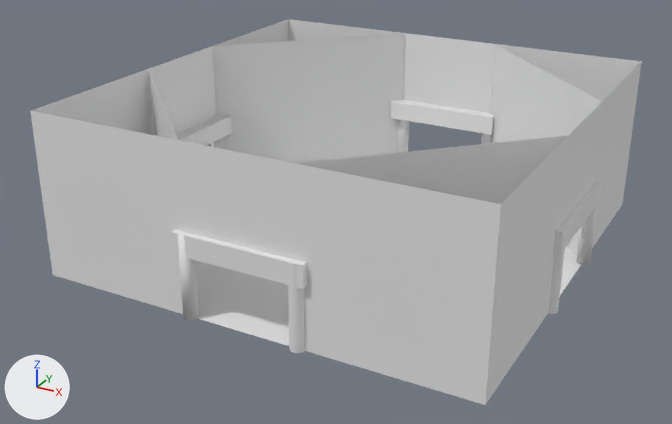
Renders of the Blender file data/rooms/roomDiamond/roomDaimond.blend from each side of a commit.
Before and after are seen from a camera (50 mm lens) standing at (10.7, -32.7, 15.1) and looking at (-4.5, -5.1, 1.3). Arrows for +X, +Y and +Z are at lower left; the lights stay in place.

In view in the first picture: 'DiagonalNE', 'DiagonalNO', 'DiagonalSO', 'DoorEBiga', 'DoorEpilars', 'DoorNpilars', 'DoorSBiga', 'DoorWBiga', 'Floor', 'WallE', 'WallN', 'WallS', 'WallW'.
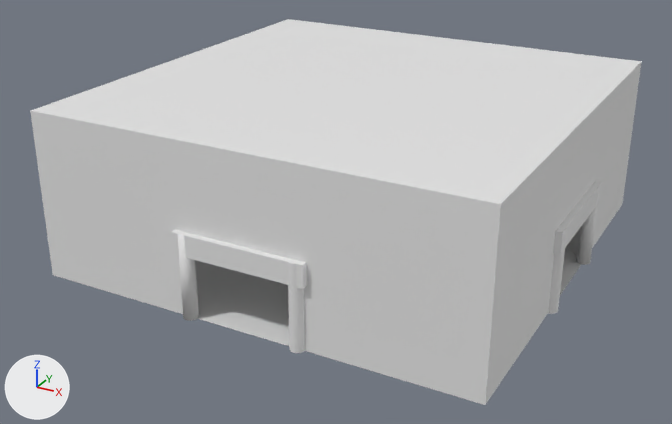
The newer file is also turned or shifted as a whole; pictures and numbers use the older file's frame.

Edits to the bpy script that builds the scene:
```text
Change me_pilarsnorth:
    where me_pilarsnorth.from_pydata(...)  # 86 vertices, 44 faces, 2 loose edges; spans x -0.26..0.25, y -4.25..0.27, z -1.5..1.5
    used by ob_doornpilars; location = (4.0, -2.0, 1.5)
    me_pilarsnorth part 3: the loose piece of 40 vertices spanning x -0.25..0.25, y -0.25..0.25, z -1.5..1.5 is turned 90 degrees about the z axis through its middle, then moved by (-10.0, 6.0, 0.0)
Change me_pilarseast:
    where me_pilarseast.from_pydata(...)  # 83 vertices, 44 faces, 1 loose edge; spans x -0.26..0.25, y -4.25..0.25, z -1.5..1.5
    used by ob_doorepilars; location = (-6.0, -12.0, 1.5); rotation_euler = (0.0, 0.0, 1.571), in degrees (0, 0, 90)
    me_pilarseast part 1: the loose piece of 40 vertices spanning x -0.25..0.25, y -4.25..-3.75, z -1.5..1.5 is turned -90 degrees about the z axis through its middle, then moved by (10.0, -6.0, 0.0)
    me_pilarseast part 2: the loose piece of 40 vertices spanning x -0.25..0.25, y -0.25..0.25, z -1.5..1.5 is turned -90 degrees about the z axis through its middle, then moved by (6.0, -10.0, 0.0)
Change ob_ceiling:
    remove ob_ceiling.hide_set(True)
```

Boxes (x1, y1, x2, y2) around the edits, measured in the pictures (672 x 424 px; the box of a moved part takes in the faces that stretch with it):
'Ceiling', shown: after (31, 19, 642, 204)
part 1 of me_pilarseast, moved or reshaped: before (288, 262, 305, 353); after (576, 185, 600, 265)
part 2 of me_pilarseast, moved or reshaped: before (178, 234, 199, 321); after (548, 228, 567, 314)
part 3 of me_pilarsnorth, moved or reshaped (not visible afterwards): before (576, 185, 600, 265)
'DiagonalSO', unchanged, covered by the edit: before (213, 33, 405, 163)
'WallW', unchanged, covered by the edit: before (288, 19, 642, 113)
'WallS', unchanged, covered by the edit: before (31, 19, 289, 135)
'DiagonalNE', unchanged, covered by the edit: before (296, 136, 567, 204); after (566, 229, 580, 256)
